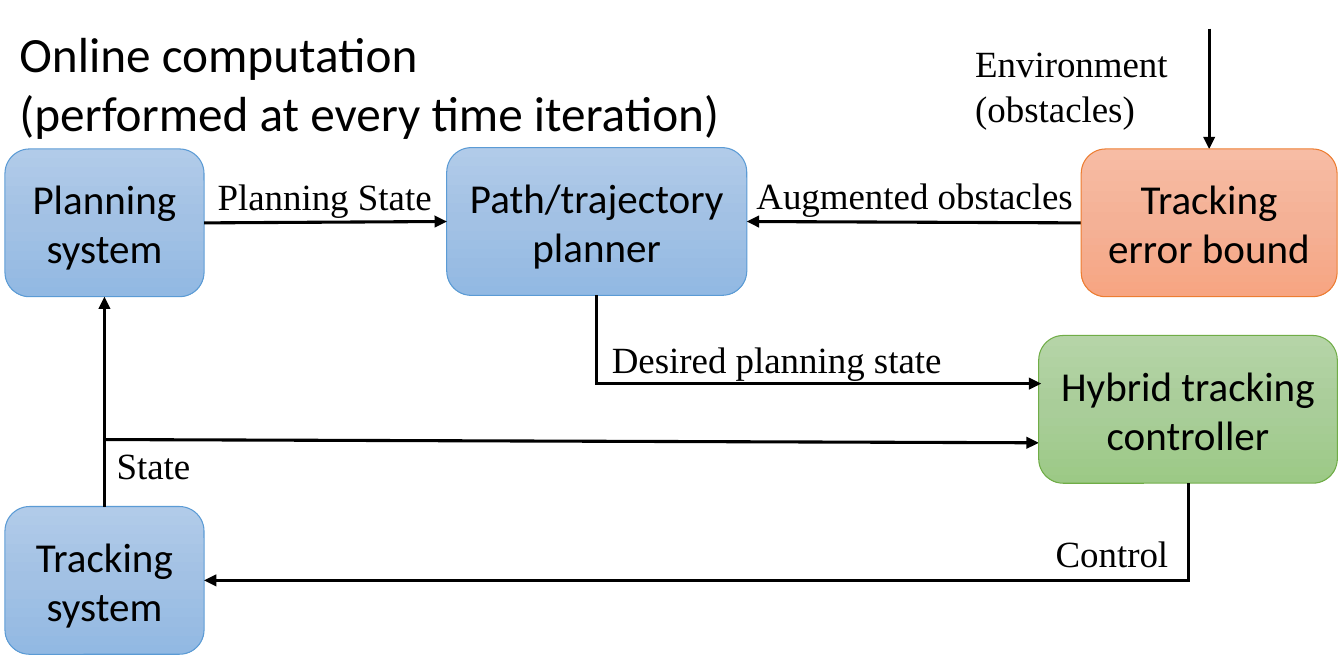
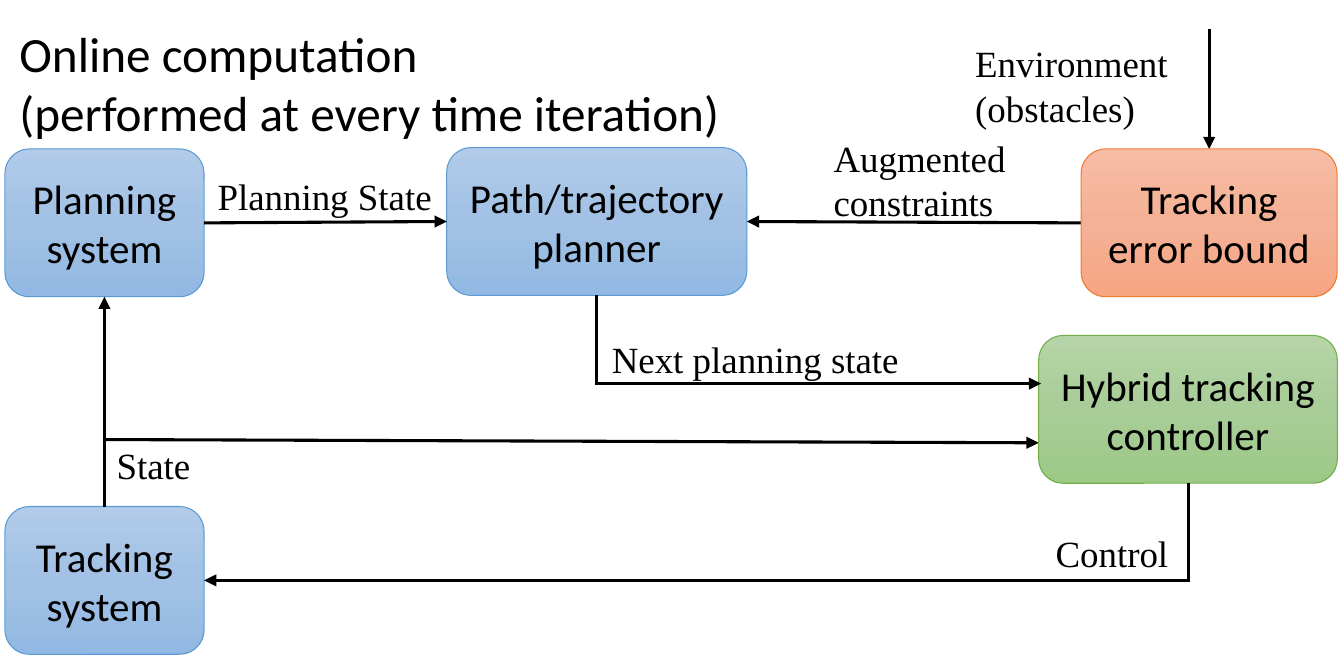
Before and after one commit to HJReachability/Tracking, a slide deck: slide 1 of docs/tracking_journal/fig/framework_online.pptx. Drawn at 1344x665 pixels with LibreOffice and Linux fonts; fonts in the diff are those of the drawing. Boxes give left, top, right and bottom in pixels: in the first picture for what was removed or moved away, otherwise in the second. Text is boxed around its words. In the diff, an @@ line names an element or a change of style, - is before the commit and + after.

```diff
--- a/docs/tracking_journal/fig/framework_online.pptx
+++ b/docs/tracking_journal/fig/framework_online.pptx
@@ text at [834, 146, 1006, 223]: text changed @@
-Augmented obstacles
+Augmented constraints
@@ text at [612, 347, 899, 381]: text changed @@
-Desired planning state
+Next planning state
```
Also in this commit, not shown: 6 other files.
